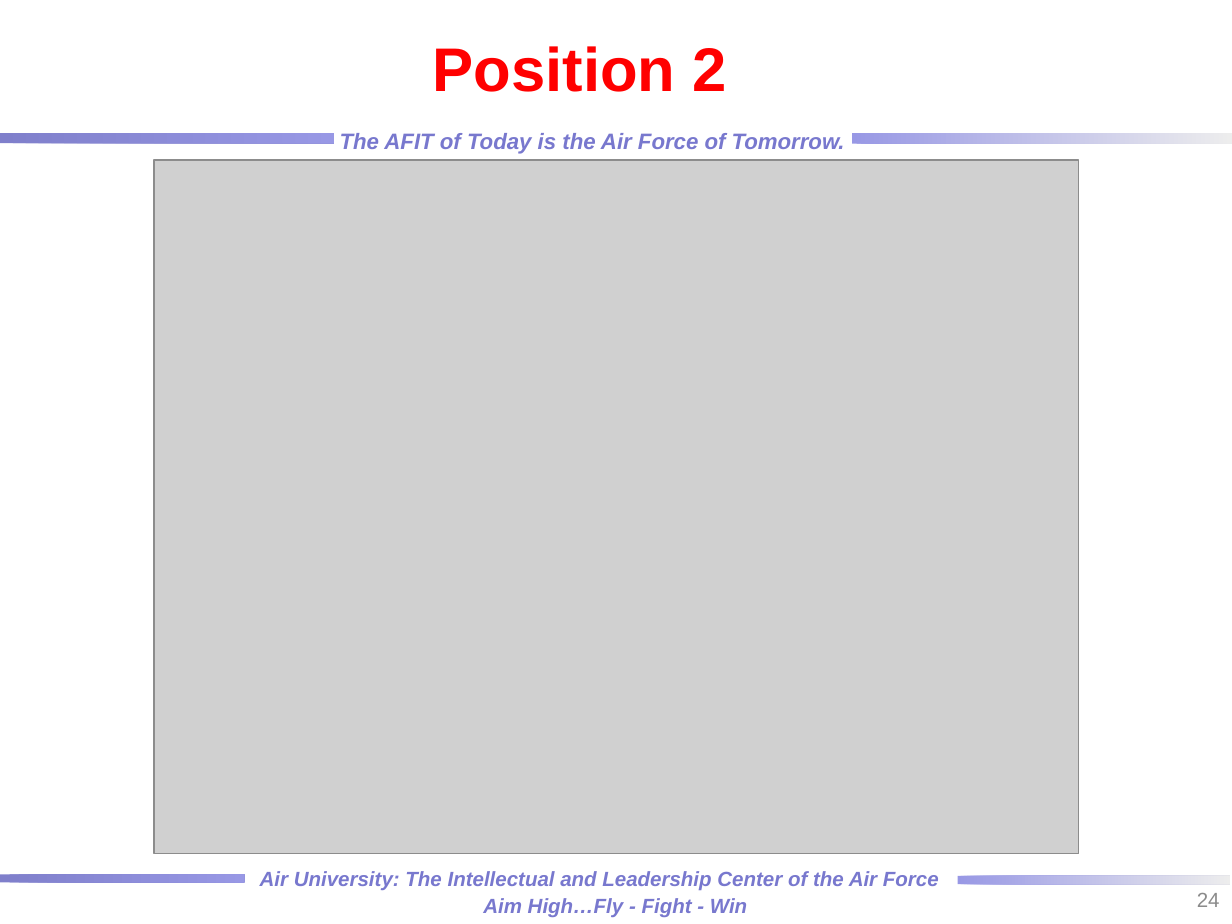
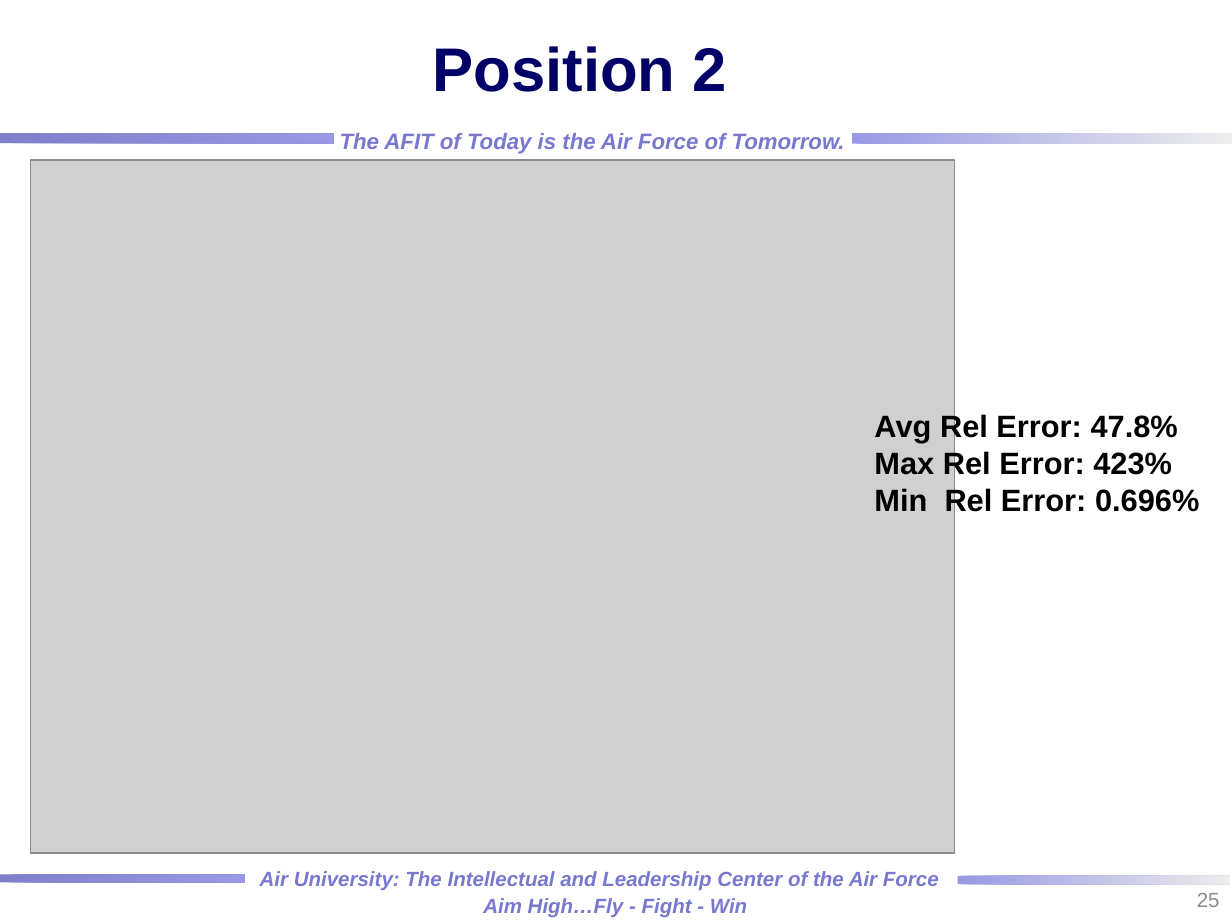
Before and after one commit to rtorzilli/GeDetector-Project, a slide deck: slide 25 of Report/HPGe_Automation Optimization_MCNP_Model.pptx (slide 24 before the commit). Drawn at 1232x924 pixels with LibreOffice and Linux fonts; fonts in the diff are those of the drawing; grey boxes stand for pictures; background and template pictures are left out. Boxes give left, top, right and bottom in pixels: in the first picture for what was removed or moved away, otherwise in the second. Text is boxed around its words. In the diff, an @@ line names an element or a change of style, - is before the commit and + after.

```diff
--- a/Report/HPGe_Automation Optimization_MCNP_Model.pptx
+++ b/Report/HPGe_Automation Optimization_MCNP_Model.pptx
@@ title "Position 2" at [433,46,727,92]: text colour #FF0000 to #000066 @@
@@ picture: place and size @@
-picture at [154,160,1079,854]
+picture at [31,160,955,853]
@@ text added at [874,412,1199,516], 18 pt, text #000000, bold @@
+Avg Rel Error: 47.8%
+Max Rel Error: 423%
+Min Rel Error: 0.696%
@@ page number at [1197,893,1220,907]: text changed @@
-24
+25
```
Also in this commit, not shown: 15 other slides changed, 1 slide added, 1 slide removed.
